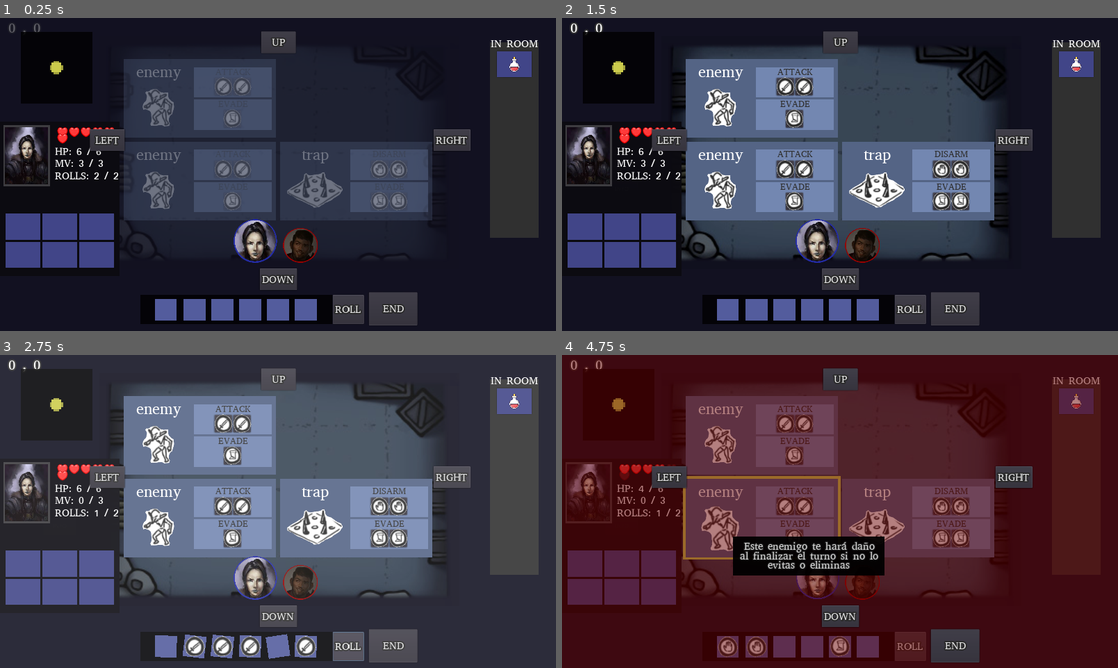
Above: before the commit, frames 1-4 (two rows, left to right).
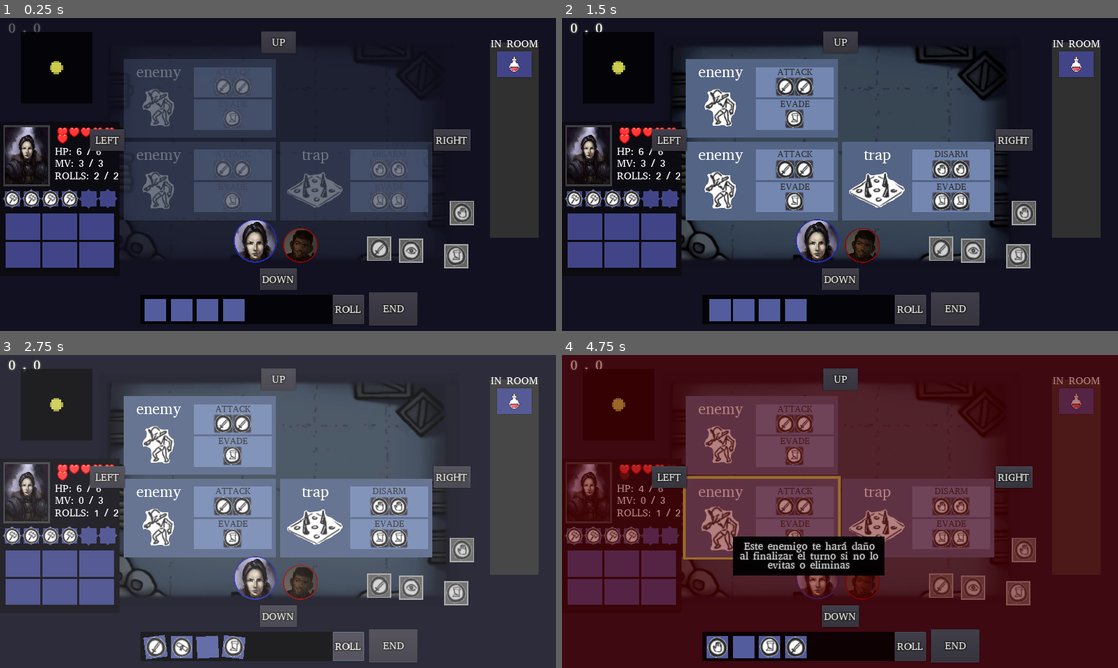
Above: after the commit, the same moments.

Repository: GabrielCancro/mazmorrum
Game: Godot game, scene res://scenes/Game.tscn
Same seed, same stepped clock (60 frames per second), same inputs: the game is played once before the commit and once after it.
Inputs (mouse positions are in pixels of both pictures, inside the frame that each line leads up to):
- Up to frame 1 (0.25 s): no input
- Up to frame 2 (1.5 s): click "INFO" at 0.5 s; click (728, 309) at 1.27 s
- Up to frame 3 (2.75 s): click "ROLL" at 2 s
- Up to frame 4 (4.75 s): click "END" at 2.75 s; move the mouse to (962, 495) at 3.52 s; hold Right (ui_right) 3.53-4.28 s; click (962, 495) at 3.67 s; move the mouse to (728, 527) at 4.27 s; hold Down (ui_down) from 4.28 s (still down); click (728, 527) at 4.42 s

The runs differ from the first frame. In frame 1, 3.6% of the frame differs, in the area x 0-86%, y 54-97%; in frame 2, 3.4%; in frame 3, 4.0%; in frame 4, 5.7%, in the area x 0-86%, y 54-98%.

Commit message:
update

Diff:
--- a/autoloads/diceManager.gd
+++ b/autoloads/diceManager.gd
@@ -3,10 +3,30 @@
 var GAME
 var DICE_SET
 var DICE_NODES = []
+var dice_sellected
+var slot_in_area
 
 var dice_types = {
-	"basic":["SW","SW","HN","BT","",""]
+	"basic":["SW","EY","HN","BT","SC",""]
 }
+
+func _process(delta):
+	if dice_sellected:
+		print(dice_sellected.value)
+		dice_sellected.rect_global_position = get_viewport().get_mouse_position()-dice_sellected.rect_pivot_offset
+
+func _input(event):
+	var mouse_up = dice_sellected && event is InputEventMouseButton && !event.pressed
+	if mouse_up:
+		if slot_in_area:
+			slot_in_area.have_dice = dice_sellected
+			dice_sellected.in_slot = slot_in_area
+			dice_sellected = null
+			slot_in_area = null
+		else:
+			Effector.go_back_dice(dice_sellected)
+			dice_sellected = null
+			slot_in_area = null
 
 func _initialize_dice_manager(_GAME):
 	GAME = _GAME
--- a/autoloads/effector.gd
+++ b/autoloads/effector.gd
@@ -145,3 +145,7 @@
 		time -= .025
 		yield(get_tree().create_timer(.025),"timeout")
 	node.rect_position = ini_pos
+
+func go_back_dice(dice_node):
+	tween.interpolate_property(dice_node,"rect_global_position",dice_node.rect_global_position,dice_node.start_pos,.3,Tween.TRANS_QUAD,Tween.EASE_OUT)
+	tween.start()
--- a/autoloads/playerManager.gd
+++ b/autoloads/playerManager.gd
@@ -4,10 +4,7 @@
 var PLAYER_TOKENS_CONTAINER
 var PLAYER_TOKEN:PlayerToken
 var current_player_index = 0
-var players = [
-		{"retrait":1,"hp":6,"hpm":6,"mv":3,"mvm":3,"rl":2,"rlm":2,"posX":0,"posY":0,"items":[null,null,null,null,null,null],"dices":["dBS","dBS","dBS",null,null,null]},
-		{"retrait":2,"hp":6,"hpm":6,"mv":3,"mvm":3,"rl":2,"rlm":2,"posX":0,"posY":0,"items":[null,null,null,null,null,null],"dices":["dBS","dBS","dBS",null,null,null]}
-	]
+var players = []
 
 signal update_player_data(player_data)
 
@@ -15,7 +12,21 @@
 	GAME = _GAME
 	PLAYER_TOKENS_CONTAINER = GAME.get_node("PlayerTokens")
 	MapManager.connect("load_new_room",self,"set_player_tokens")
+	init_players_data(2)
 	set_current_player(current_player_index)
+
+func init_players_data(amount):
+	for i in range(amount):
+		players.append({
+			"retrait":i+1,
+			"hp":6,"hpm":6,
+			"mv":3,"mvm":3,
+			"rl":2,"rlm":2,
+			"posX":0,"posY":0,
+			"items":[null,null,null,null,null,null],
+			"dices":["basic","basic","basic","basic"]
+		})
+
 
 func get_player_data(index = current_player_index):
 	return players[current_player_index]
--- a/gameNodes/DiceSet.gd
+++ b/gameNodes/DiceSet.gd
@@ -8,7 +8,13 @@
 	$Button.connect("button_down",self,"roll_set")
 
 func reset_set():
-	for d in $Dices.get_children(): d.reset()
+	print("RESET DICES!!")
+	Utils.remove_all_childs($Dices)
+	for dice_type in PlayerManager.get_player_data().dices:
+		var dice_node = preload("res://gameNodes/dice.tscn").instance()
+		dice_node.type = dice_type
+		$Dices.add_child(dice_node)
+		dice_node.rect_position = Vector2(10+60 * dice_node.get_index(),10)
 
 func roll_set():
 	if !PlayerManager.player_data_inc("rl",-1):
@@ -20,6 +26,7 @@
 	is_rolling = true
 	for d in $Dices.get_children():
 		if d.is_disabled(): continue
+		if d.in_slot: continue
 		d.roll()
 	yield(get_tree().create_timer(1.2),"timeout")
 	is_rolling = false
--- a/gameNodes/DiceSet.tscn
+++ b/gameNodes/DiceSet.tscn
@@ -11,8 +11,9 @@
 font_data = ExtResource( 3 )
 
 [node name="DiceSet" type="Control"]
-margin_right = 396.0
-margin_bottom = 67.0
+margin_right = 400.0
+margin_bottom = 70.0
+rect_pivot_offset = Vector2( 198, 34 )
 script = ExtResource( 2 )
 
 [node name="ColorRect" type="ColorRect" parent="."]
--- /dev/null
+++ b/gameNodes/DiceSlot.gd
@@ -0,0 +1,26 @@
+extends Control
+
+var have_dice
+export var req = "SW"
+
+# Called when the node enters the scene tree for the first time.
+func _ready():
+	$TextureRect.texture = load("res://assets/dices/"+req+".png")
+
+func _process(delta):
+	if DiceManager.dice_sellected:
+		if check_dice():
+			DiceManager.dice_sellected.rect_global_position = rect_global_position
+			modulate = Color(1,1,0,1)
+			DiceManager.slot_in_area = self
+		else:
+			modulate = Color(1,1,1,1)
+			if DiceManager.slot_in_area==self: DiceManager.slot_in_area = null
+	if have_dice: modulate = Color(1,1,0,1)
+
+func check_dice():
+	var result = true
+	result = result && DiceManager.dice_sellected.rect_global_position.distance_to(rect_global_position)<25
+	result = result && DiceManager.dice_sellected.value==req
+	result = result && !have_dice
+	return result
--- /dev/null
+++ b/gameNodes/DiceSlot.tscn
@@ -0,0 +1,36 @@
+[gd_scene load_steps=3 format=2]
+
+[ext_resource path="res://gameNodes/DiceSlot.gd" type="Script" id=1]
+[ext_resource path="res://assets/dices/SW.png" type="Texture" id=3]
+
+[node name="DiceSlot" type="Control"]
+margin_left = -25.0
+margin_top = -25.0
+margin_right = 25.0
+margin_bottom = 25.0
+rect_min_size = Vector2( -25, -25 )
+rect_pivot_offset = Vector2( 25, 25 )
+script = ExtResource( 1 )
+
+[node name="ColorRect2" type="ColorRect" parent="."]
+anchor_left = 0.5
+anchor_top = 0.5
+anchor_right = 0.5
+anchor_bottom = 0.5
+margin_left = -28.0
+margin_top = -28.0
+margin_right = 28.0
+margin_bottom = 28.0
+color = Color( 0.643137, 0.643137, 0.643137, 1 )
+
+[node name="ColorRect" type="ColorRect" parent="."]
+anchor_right = 1.0
+anchor_bottom = 1.0
+color = Color( 0.388235, 0.388235, 0.388235, 1 )
+
+[node name="TextureRect" type="TextureRect" parent="."]
+modulate = Color( 1, 1, 1, 0.705882 )
+anchor_right = 1.0
+anchor_bottom = 1.0
+texture = ExtResource( 3 )
+expand = true
--- a/gameNodes/dice.gd
+++ b/gameNodes/dice.gd
@@ -5,10 +5,13 @@
 var value = ""
 var start_pos
 var is_disabled
+var in_slot
 
 func _ready():
+	$Button.connect("button_down",self,"on_mouse_down")
+	reset()
+	yield(get_tree().create_timer(.1),"timeout")
 	start_pos = rect_global_position
-	reset()
 
 func roll():
 	var faces = DiceManager.get_dice_faces(type)
@@ -39,3 +42,8 @@
 
 func is_disabled():
 	return is_disabled
+
+func on_mouse_down():
+	DiceManager.dice_sellected = self
+	if in_slot: in_slot.have_dice = null
+	in_slot = null
--- a/gameNodes/dice.tscn
+++ b/gameNodes/dice.tscn
@@ -13,7 +13,6 @@
 margin_top = -25.0
 margin_right = 25.0
 margin_bottom = 25.0
-rect_min_size = Vector2( -25, -25 )
 rect_pivot_offset = Vector2( 25, 25 )
 script = ExtResource( 1 )
 
@@ -31,13 +30,13 @@
 align = 1
 valign = 1
 
-[node name="Button" type="Button" parent="."]
-anchor_right = 1.0
-anchor_bottom = 1.0
-flat = true
-
 [node name="TextureRect" type="TextureRect" parent="."]
 anchor_right = 1.0
 anchor_bottom = 1.0
 texture = ExtResource( 3 )
 expand = true
+
+[node name="Button" type="Button" parent="."]
+anchor_right = 1.0
+anchor_bottom = 1.0
+flat = true
--- a/gameNodes/playerSheet.gd
+++ b/gameNodes/playerSheet.gd
@@ -48,7 +48,7 @@
 func fill_dices(data):
 	for it in $Dices.get_children():
 		var i = it.get_index()
-		if data.dices[i] == null:
+		if i>=data.dices.size():
 			it.get_node("TextureRect").texture = null
 		else:
 			it.get_node("TextureRect").texture = load("res://assets/dices/AX.png")
--- a/gameNodes/playerSheet.tscn
+++ b/gameNodes/playerSheet.tscn
@@ -148,7 +148,6 @@
 HP: 10 / 10"
 
 [node name="Dices" type="GridContainer" parent="."]
-visible = false
 anchor_left = 0.5
 anchor_top = 0.5
 anchor_right = 0.5
@@ -157,7 +156,6 @@
 margin_top = -20.0
 margin_right = 130.0
 margin_bottom = 20.0
-custom_constants/vseparation = 10
 custom_constants/hseparation = 4
 columns = 6
 
@@ -166,10 +164,31 @@
 margin_bottom = 40.0
 rect_min_size = Vector2( 40, 40 )
 custom_fonts/font = SubResource( 2 )
+flat = true
+__meta__ = {
+"_edit_group_": true
+}
 
 [node name="ColorRect" type="ColorRect" parent="Dices/DC1"]
-anchor_right = 1.0
-anchor_bottom = 1.0
+anchor_left = 0.5
+anchor_top = 0.5
+anchor_right = 0.5
+anchor_bottom = 0.5
+margin_left = -17.5
+margin_top = -17.5
+margin_right = 17.5
+margin_bottom = 17.5
+color = Color( 0.258824, 0.27451, 0.537255, 1 )
+
+[node name="ColorRect2" type="ColorRect" parent="Dices/DC1"]
+anchor_right = 1.0
+anchor_bottom = 1.0
+margin_left = 4.0
+margin_top = 4.0
+margin_right = -4.0
+margin_bottom = -4.0
+rect_rotation = 45.0
+rect_pivot_offset = Vector2( 16, 16 )
 color = Color( 0.258824, 0.27451, 0.537255, 1 )
 
 [node name="TextureRect" type="TextureRect" parent="Dices/DC1"]
@@ -185,10 +204,31 @@
 margin_bottom = 40.0
 rect_min_size = Vector2( 40, 40 )
 custom_fonts/font = SubResource( 2 )
+flat = true
+__meta__ = {
+"_edit_group_": true
+}
 
 [node name="ColorRect" type="ColorRect" parent="Dices/DC2"]
-anchor_right = 1.0
-anchor_bottom = 1.0
+anchor_left = 0.5
+anchor_top = 0.5
+anchor_right = 0.5
+anchor_bottom = 0.5
+margin_left = -17.5
+margin_top = -17.5
+margin_right = 17.5
+margin_bottom = 17.5
+color = Color( 0.258824, 0.27451, 0.537255, 1 )
+
+[node name="ColorRect2" type="ColorRect" parent="Dices/DC2"]
+anchor_right = 1.0
+anchor_bottom = 1.0
+margin_left = 4.0
+margin_top = 4.0
+margin_right = -4.0
+margin_bottom = -4.0
+rect_rotation = 45.0
+rect_pivot_offset = Vector2( 16, 16 )
 color = Color( 0.258824, 0.27451, 0.537255, 1 )
 
 [node name="TextureRect" type="TextureRect" parent="Dices/DC2"]
@@ -204,10 +244,31 @@
 margin_bottom = 40.0
 rect_min_size = Vector2( 40, 40 )
 custom_fonts/font = SubResource( 2 )
+flat = true
+__meta__ = {
+"_edit_group_": true
+}
 
 [node name="ColorRect" type="ColorRect" parent="Dices/DC3"]
-anchor_right = 1.0
-anchor_bottom = 1.0
+anchor_left = 0.5
+anchor_top = 0.5
+anchor_right = 0.5
+anchor_bottom = 0.5
+margin_left = -17.5
+margin_top = -17.5
+margin_right = 17.5
+margin_bottom = 17.5
+color = Color( 0.258824, 0.27451, 0.537255, 1 )
+
+[node name="ColorRect2" type="ColorRect" parent="Dices/DC3"]
+anchor_right = 1.0
+anchor_bottom = 1.0
+margin_left = 4.0
+margin_top = 4.0
+margin_right = -4.0
+margin_bottom = -4.0
+rect_rotation = 45.0
+rect_pivot_offset = Vector2( 16, 16 )
 color = Color( 0.258824, 0.27451, 0.537255, 1 )
 
 [node name="TextureRect" type="TextureRect" parent="Dices/DC3"]
@@ -223,10 +284,31 @@
 margin_bottom = 40.0
 rect_min_size = Vector2( 40, 40 )
 custom_fonts/font = SubResource( 2 )
+flat = true
+__meta__ = {
+"_edit_group_": true
+}
 
 [node name="ColorRect" type="ColorRect" parent="Dices/DC4"]
-anchor_right = 1.0
-anchor_bottom = 1.0
+anchor_left = 0.5
+anchor_top = 0.5
+anchor_right = 0.5
+anchor_bottom = 0.5
+margin_left = -17.5
+margin_top = -17.5
+margin_right = 17.5
+margin_bottom = 17.5
+color = Color( 0.258824, 0.27451, 0.537255, 1 )
+
+[node name="ColorRect2" type="ColorRect" parent="Dices/DC4"]
+anchor_right = 1.0
+anchor_bottom = 1.0
+margin_left = 4.0
+margin_top = 4.0
+margin_right = -4.0
+margin_bottom = -4.0
+rect_rotation = 45.0
+rect_pivot_offset = Vector2( 16, 16 )
 color = Color( 0.258824, 0.27451, 0.537255, 1 )
 
 [node name="TextureRect" type="TextureRect" parent="Dices/DC4"]
@@ -242,10 +324,31 @@
 margin_bottom = 40.0
 rect_min_size = Vector2( 40, 40 )
 custom_fonts/font = SubResource( 2 )
+flat = true
+__meta__ = {
+"_edit_group_": true
+}
 
 [node name="ColorRect" type="ColorRect" parent="Dices/DC5"]
-anchor_right = 1.0
-anchor_bottom = 1.0
+anchor_left = 0.5
+anchor_top = 0.5
+anchor_right = 0.5
+anchor_bottom = 0.5
+margin_left = -17.5
+margin_top = -17.5
+margin_right = 17.5
+margin_bottom = 17.5
+color = Color( 0.258824, 0.27451, 0.537255, 1 )
+
+[node name="ColorRect2" type="ColorRect" parent="Dices/DC5"]
+anchor_right = 1.0
+anchor_bottom = 1.0
+margin_left = 4.0
+margin_top = 4.0
+margin_right = -4.0
+margin_bottom = -4.0
+rect_rotation = 45.0
+rect_pivot_offset = Vector2( 16, 16 )
 color = Color( 0.258824, 0.27451, 0.537255, 1 )
 
 [node name="TextureRect" type="TextureRect" parent="Dices/DC5"]
@@ -261,10 +364,31 @@
 margin_bottom = 40.0
 rect_min_size = Vector2( 40, 40 )
 custom_fonts/font = SubResource( 2 )
+flat = true
+__meta__ = {
+"_edit_group_": true
+}
 
 [node name="ColorRect" type="ColorRect" parent="Dices/DC6"]
-anchor_right = 1.0
-anchor_bottom = 1.0
+anchor_left = 0.5
+anchor_top = 0.5
+anchor_right = 0.5
+anchor_bottom = 0.5
+margin_left = -17.5
+margin_top = -17.5
+margin_right = 17.5
+margin_bottom = 17.5
+color = Color( 0.258824, 0.27451, 0.537255, 1 )
+
+[node name="ColorRect2" type="ColorRect" parent="Dices/DC6"]
+anchor_right = 1.0
+anchor_bottom = 1.0
+margin_left = 4.0
+margin_top = 4.0
+margin_right = -4.0
+margin_bottom = -4.0
+rect_rotation = 45.0
+rect_pivot_offset = Vector2( 16, 16 )
 color = Color( 0.258824, 0.27451, 0.537255, 1 )
 
 [node name="TextureRect" type="TextureRect" parent="Dices/DC6"]
@@ -314,6 +438,7 @@
 margin_bottom = 125.0
 
 [node name="ItemInfo" type="ColorRect" parent="."]
+visible = false
 anchor_left = 0.5
 anchor_top = 1.0
 anchor_right = 0.5
--- a/scenes/Game.gd
+++ b/scenes/Game.gd
@@ -11,6 +11,7 @@
 	DungeonManager._initialize_dungeon_manager(self)
 	$Button.connect("button_down",self,"on_end_turn")
 	yield(get_tree().create_timer(.1),"timeout")
+	$DiceSet.reset_set()
 
 func _input(ev):
 	if !DungeonManager.ENABLED_INPUT: return
@@ -28,10 +29,10 @@
 		yield(CardManager,"end_all_actions")
 		yield(get_tree().create_timer(.2),"timeout")
 	yield(get_tree().create_timer(.5),"timeout")
-	$DiceSet.reset_set()
 	PlayerManager.set_next_player()
 	PlayerManager.player_data_inc("mv",99)
 	PlayerManager.player_data_inc("rl",99)
+	$DiceSet.reset_set()
 	MapManager.load_current_player_room()
 
 func set_door_buttons(room_data):
--- a/scenes/Game.tscn
+++ b/scenes/Game.tscn
@@ -11,6 +11,7 @@
 [ext_resource path="res://gameNodes/RoomFull.tscn" type="PackedScene" id=9]
 [ext_resource path="res://gameNodes/minimap.tscn" type="PackedScene" id=10]
 [ext_resource path="res://assets/retraits/token_retrait3.png" type="Texture" id=11]
+[ext_resource path="res://gameNodes/DiceSlot.tscn" type="PackedScene" id=12]
 
 [sub_resource type="DynamicFont" id=2]
 size = 24
@@ -40,6 +41,33 @@
 anchor_bottom = 1.0
 
 [node name="RoomFull" parent="RoomContainer" instance=ExtResource( 9 )]
+
+[node name="DiceSlot" parent="." instance=ExtResource( 12 )]
+margin_left = 848.0
+margin_top = 506.0
+margin_right = 898.0
+margin_bottom = 556.0
+
+[node name="DiceSlot2" parent="." instance=ExtResource( 12 )]
+margin_left = 922.0
+margin_top = 510.0
+margin_right = 972.0
+margin_bottom = 560.0
+req = "EY"
+
+[node name="DiceSlot3" parent="." instance=ExtResource( 12 )]
+margin_left = 1025.0
+margin_top = 523.0
+margin_right = 1075.0
+margin_bottom = 573.0
+req = "BT"
+
+[node name="DiceSlot4" parent="." instance=ExtResource( 12 )]
+margin_left = 1039.0
+margin_top = 423.0
+margin_right = 1089.0
+margin_bottom = 473.0
+req = "HN"
 
 [node name="PlayerTokens" type="HBoxContainer" parent="."]
 anchor_left = 0.5
@@ -144,16 +172,6 @@
 margin_right = -40.0
 margin_bottom = 144.5
 
-[node name="DiceSet" parent="." instance=ExtResource( 1 )]
-anchor_left = 0.5
-anchor_top = 1.0
-anchor_right = 0.5
-anchor_bottom = 1.0
-margin_left = -317.0
-margin_top = -83.0
-margin_right = 125.0
-margin_bottom = -16.0
-
 [node name="PlayerSheet" parent="." instance=ExtResource( 2 )]
 anchor_top = 0.5
 anchor_right = 0.0
@@ -242,6 +260,16 @@
 margin_right = 368.0
 margin_bottom = -15.0
 
+[node name="DiceSet" parent="." instance=ExtResource( 1 )]
+anchor_left = 0.5
+anchor_top = 1.0
+anchor_right = 0.5
+anchor_bottom = 1.0
+margin_left = -317.0
+margin_top = -83.0
+margin_right = 125.0
+margin_bottom = -16.0
+
 [node name="BG_INPUT" type="ColorRect" parent="."]
 visible = false
 anchor_right = 1.0
Not shown: 1 places in scenes/Game.tscn that only renumber resources
